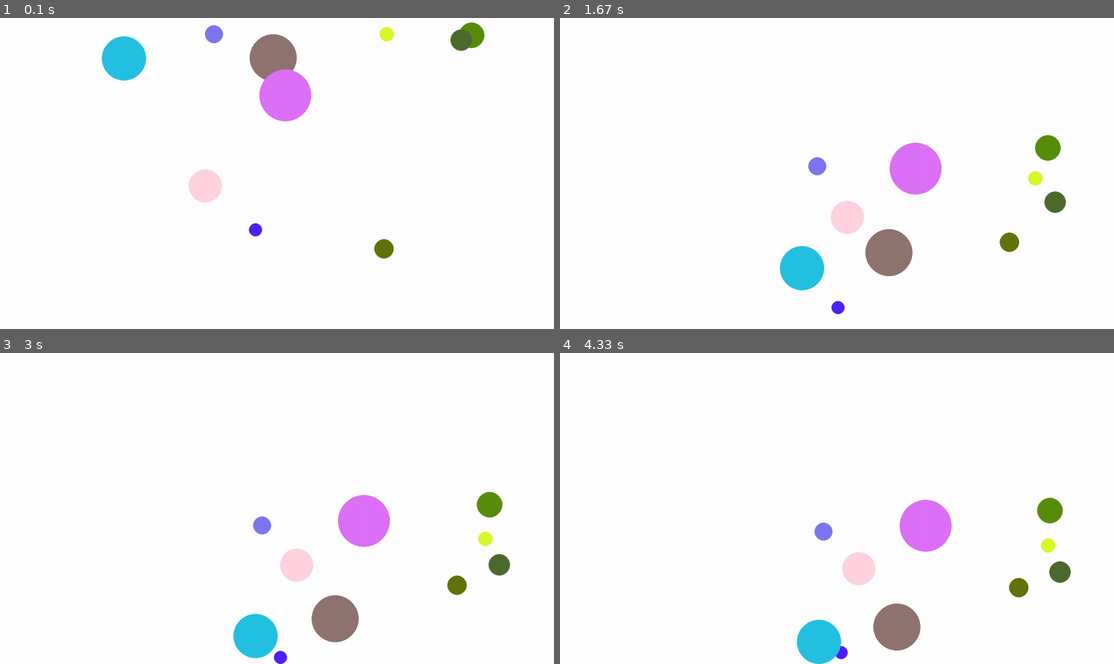
Above: before the commit, frames 1-4 (two rows, left to right).
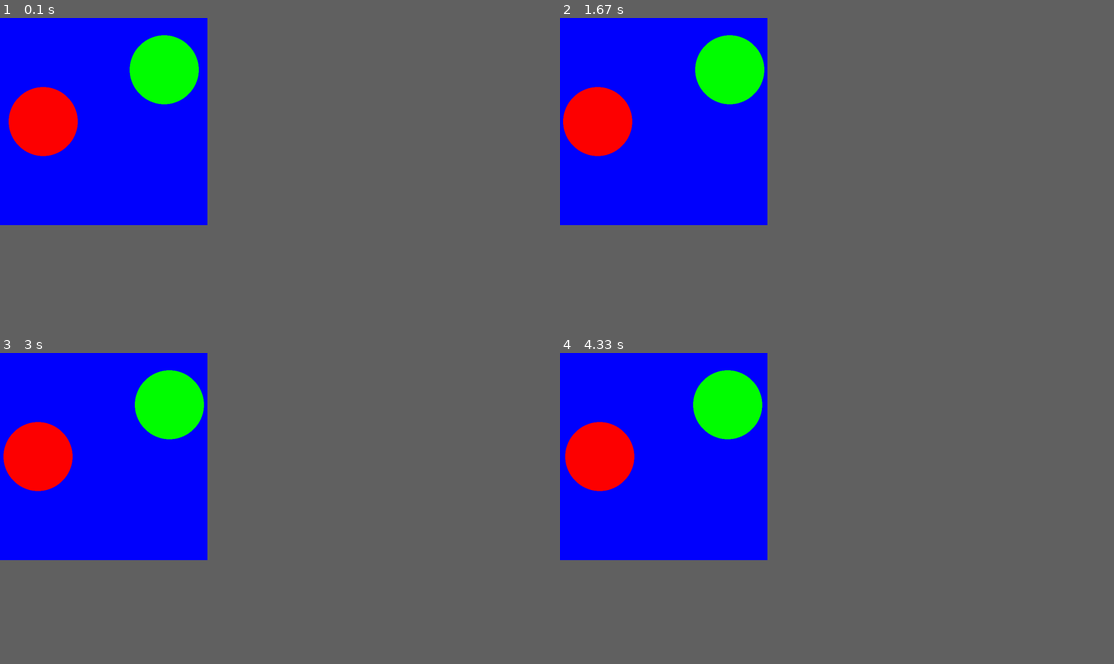
Above: after the commit, the same moments.

Repository: MestreLion/rainballs
Game: pygame game, started from rainballs.py
The game is run twice, just before and just after one commit, with the same random seed, the same clock (stepped at 60 frames per second) and the same inputs. The source is Python 2; it was converted automatically to run under Python 3.
Inputs:
- Up to frame 1 (0.1 s): no input
- Up to frame 2 (1.67 s): tap Enter at 0.33 s; tap Keypad Enter at 0.67 s; tap Space at 1, 1.4 s
- Up to frame 3 (3 s): tap Space at 1.7, 1.9, 2.43, 2.98 s
- Up to frame 4 (4.33 s): tap Space at 3.73 s
The window is 900x506 before the commit and 337x337 after it. Grey fills any space a smaller window leaves; there, only what the larger window draws over its background counts as a difference.

The runs differ from the first frame. In frame 1, 28% of the frame differs, in the area x 0-88%, y 0-78%; in frame 2, 30%; in frame 3, 30%, in the area x 0-93%, y 0-100%; in frame 4, 30%.

Commit message:
prepare for collision detection

Diff:
--- a/rainballs.py
+++ b/rainballs.py
@@ -32,10 +32,10 @@
 # General options
 BENCHMARK = False
 FULLSCREEN = False
-DEBUG = False
+DEBUG = True
 AUTOPLAY = True
 TRACE = False
-BALLS = 10
+BALLS = 2
 
 
 # Colors
@@ -47,15 +47,15 @@
 
 
 # Render stuff
-SCREEN_SIZE = (1600, 900)     # Fullscreen ignores this and always use desktop resolution
+SCREEN_SIZE = (600, 600)     # Fullscreen ignores this and always use desktop resolution
 FPS = 0 if BENCHMARK else 60  # 0 for unbounded
-BG_COLOR = WHITE
+BG_COLOR = BLUE
 
 
 # Physics stuff - Units in pixels/second
-GRAVITY = (0, -1200)                 # A vector, like everything else
+GRAVITY = (0, 0)                 # A vector, like everything else
 DAMPING = (1, 1)                     # Velocity restitution coefficient of collisions on boundaries
-FRICTION = 0.0                       # Kinetic coefficient of friction
+FRICTION = 0                         # Kinetic coefficient of friction
 TIMESTEP = 1./(FPS or 60)            # dt of physics simulation
 
 EPSILON_V = max(abs(GRAVITY[0]),
@@ -66,8 +66,8 @@
 
 # Ball initial values
 radius = 100
-pos = [50, 800]
-vel = [600, 600]
+pos = [100, 300]
+vel = [300, 0]
 elast = (1, 0.7)
 
 
@@ -136,13 +136,11 @@
         dt = elapsed  # Alternatives: TIMESTEP; 1./FPS; 1./60
 
         def bounce():
-            self.printdata("before bounce")
             # Reflect velocity prior to collision, dampered
             self.velocity[i] = -(v+self.velocity[i])/2 * min(self.elasticity[i], DAMPING[i])
             # set to zero when low enough
             if abs(self.velocity[i]) < EPSILON_V:
                 self.velocity[i] = 0
-            self.printdata("after bounce")
 
         if self.velocity == [0, 0] and self.on_ground:
             return
@@ -180,9 +178,21 @@
         self._update_rect()
 
 
+    def collide(self, other):
+        print "collide! %r %r at %s" % (self.color, other.color, self.position)
+        offset = 1 * math.copysign(1, self.velocity[0])
+        self.position[0]  -= offset
+        other.position[0] += offset
+        self.velocity[0]  *= -1
+        other.velocity[0] *= -1
+        self._update_rect()
+        other._update_rect()
+
+
     def printdata(self, comment):
         if args.debug:
-            print "p=[%7.2f, %7.2f] v=[%7.2f, %7.2f] %s" % (
+            print "id=%s p=[%7.2f, %7.2f] v=[%7.2f, %7.2f] %s" % (
+                self.color,
                 self.position[0], self.position[1],
                 self.velocity[0], self.velocity[1],
                 comment)
@@ -225,13 +235,16 @@
 
     # Create the balls
     balls = pygame.sprite.Group()
-    for _ in xrange(BALLS):
-        balls.add(Ball(color=(randint(0,255), randint(0,255), randint(0,255)),
-                       radius=randint(10, radius),
-                       position=[randint(100, screen.get_size()[0]-radius),
-                                 randint(100, screen.get_size()[0]-radius)],
-                       velocity=[randint(50, vel[0]), randint(50, vel[1])],
-                       ))
+    balls.add(Ball(color=RED,   radius=radius, position=pos, velocity=vel))
+    balls.add(Ball(color=GREEN, radius=radius,
+                   position=[500, pos[1]+150], velocity=[-vel[0],vel[1]]))
+#     for _ in xrange(BALLS):
+#         balls.add(Ball(color=(randint(0,255), randint(0,255), randint(0,255)),
+#                        radius=randint(10, radius),
+#                        position=[randint(100, screen.get_size()[0]-radius),
+#                                  randint(100, screen.get_size()[0]-radius)],
+#                        velocity=[randint(50, vel[0]), randint(50, vel[1])],
+#                        ))
 
     # -------- Main Game Loop -----------
     trace = TRACE
@@ -277,8 +290,20 @@
                         play = step = True
 
         if play:
+
+            # Update
             t1 = pygame.time.get_ticks()
             balls.update()  # real dt: elapsed/1000.
+
+            # Collision detection and resolution
+            # TODO: remove ball from balls (use temp group) after processing, to avoid redundant checks
+            for ball in balls:
+                for other in pygame.sprite.spritecollide(ball, balls, False):
+                    if other is not ball:
+                        ball.collide(other)
+                break
+
+            # Draw
             t2 = pygame.time.get_ticks()
             render()
             t3 = pygame.time.get_ticks()
